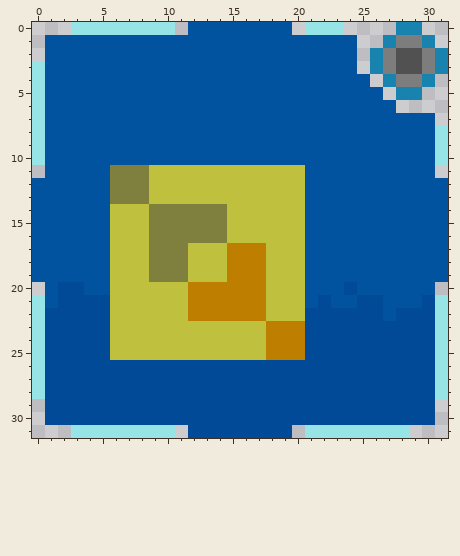
File history of a pixel-art sprite, Icons/Partitions.png. This is how it looked before the edit.
The file is 32x32 pixels. Colours within 5 levels of each other are drawn and written as one.
The result:
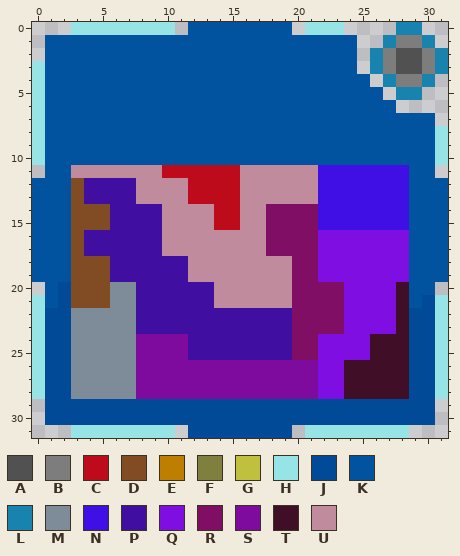
Palette (. is transparent): A #515151  B #7d7d7d  C #bd0b1b  D #814c24  E #be7f01  F #7f803e  G #bfc03e  H #97e4e6  J #004a97  K #0153a0  L #1883ae  M #7e8c99  N #400fe5  P #400ea1  Q #7f0ee2  R #800e65  S #7e0b9e  T #400e27  U #c08b9d
From the commit log: tutorials and icon update
What changed:
Colour F gives way to colour C in rows 14 to 15 at x 14.
Colour G gives way to colour C in row 11 at x 10 to 15; in rows 12 to 13 at x 12 to 15; in rows 14 to 15 at x 15.
Colour J gives way to colour D in row 20 at x 3; in row 21 at x 3 to 5.
Colour K gives way to colour D in rows 12 to 13 at x 3; in rows 14 to 15 at x 3 to 5; in rows 16 to 17 at x 3; in rows 18 to 19 at x 3 to 5; in row 20 at x 4 to 5.
Colour G gives way to colour M in rows 20 to 25 at x 6 to 7.
Colour J gives way to colour M in rows 22 to 25 at x 3 to 5; in rows 26 to 28 at x 3 to 7.
Colour K gives way to colour N in rows 11 to 15 at x 22 to 28.
Colour E gives way to colour P in rows 20 to 21 at x 12 to 13; in row 22 at x 12 to 17; in rows 23 to 25 at x 18 to 19.
Colour F gives way to colour P in rows 12 to 13 at x 6 to 7; in rows 14 to 17 at x 9; in rows 18 to 19 at x 9 to 11.
Colour G gives way to colour P in rows 14 to 19 at x 6 to 8; in rows 20 to 21 at x 8 to 11; in row 22 at x 8 to 11 and 18 to 19; in row 23 at x 8 to 17; in rows 24 to 25 at x 12 to 17.
Colour K gives way to colour P in rows 12 to 13 at x 4 to 5; in rows 16 to 17 at x 4 to 5.
Colour J gives way to colour Q in row 20 at x 24; in row 21 at x 25 to 26; in row 22 at x 24 to 26; in row 23 at x 24 to 27; in rows 24 to 25 at x 22 to 25; in rows 26 to 28 at x 22 to 23.
Colour K gives way to colour Q in rows 16 to 19 at x 22 to 28; in row 20 at x 25 to 27; in row 21 at x 24 and 27; in row 22 at x 27.
Colour E gives way to colour R in rows 23 to 25 at x 20.
Colour G gives way to colour R in rows 14 to 17 at x 18 to 20; in rows 18 to 22 at x 20.
Colour J gives way to colour R in row 21 at x 22; in rows 22 to 23 at x 21 to 23; in rows 24 to 25 at x 21.
Colour K gives way to colour R in rows 14 to 19 at x 21; in row 20 at x 21 to 23; in row 21 at x 21 and 23.
Colour G gives way to colour S in rows 24 to 25 at x 8 to 11.
Colour J gives way to colour S in rows 26 to 28 at x 8 to 21.
Colour J gives way to colour T in rows 22 to 23 at x 28; in rows 24 to 25 at x 26 to 28; in rows 26 to 28 at x 24 to 28.
Colour K gives way to colour T in rows 20 to 21 at x 28.
Colour E gives way to colour U in rows 17 to 19 at x 15 to 17; in rows 20 to 21 at x 14 to 17.
Colour F gives way to colour U in row 11 at x 6 to 8; in rows 12 to 13 at x 8; in rows 14 to 15 at x 10 to 13; in row 16 at x 10 to 14; in row 17 at x 10 to 11.
Colour G gives way to colour U in row 11 at x 9 and 16 to 20; in rows 12 to 13 at x 9 to 11 and 16 to 20; in rows 14 to 15 at x 16 to 17; in row 16 at x 15 to 17; in row 17 at x 12 to 14; in rows 18 to 19 at x 12 to 14 and 18 to 19.
Colour G gives way to colour U in rows 20 to 21 at x 18 to 19.
Colour K gives way to colour U in row 11 at x 3 to 5 and 21; in rows 12 to 13 at x 21.
Changed places in both pictures, as pixel boxes (x1, y1, x2, y2):
changed: (71, 165, 409, 399)
